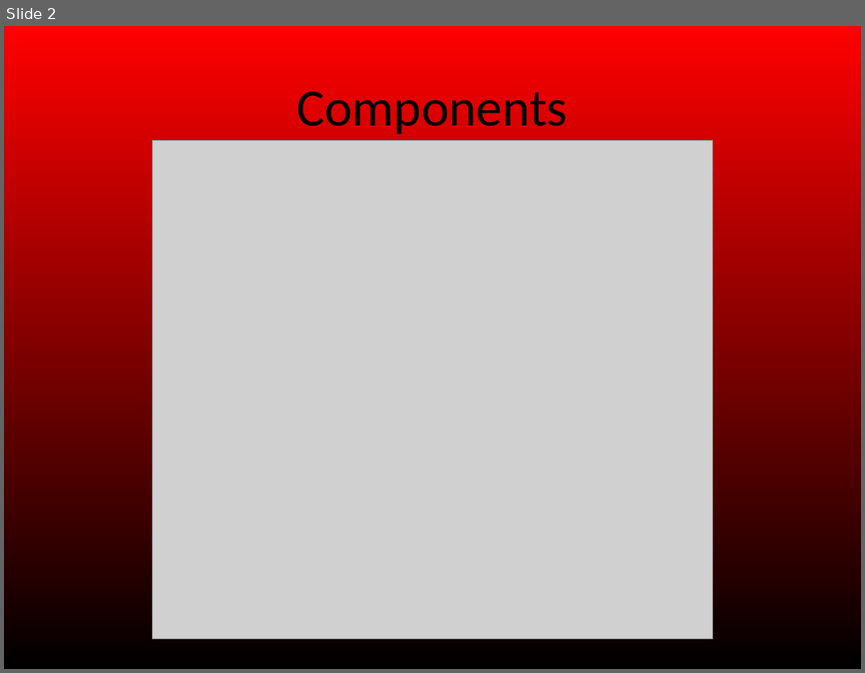
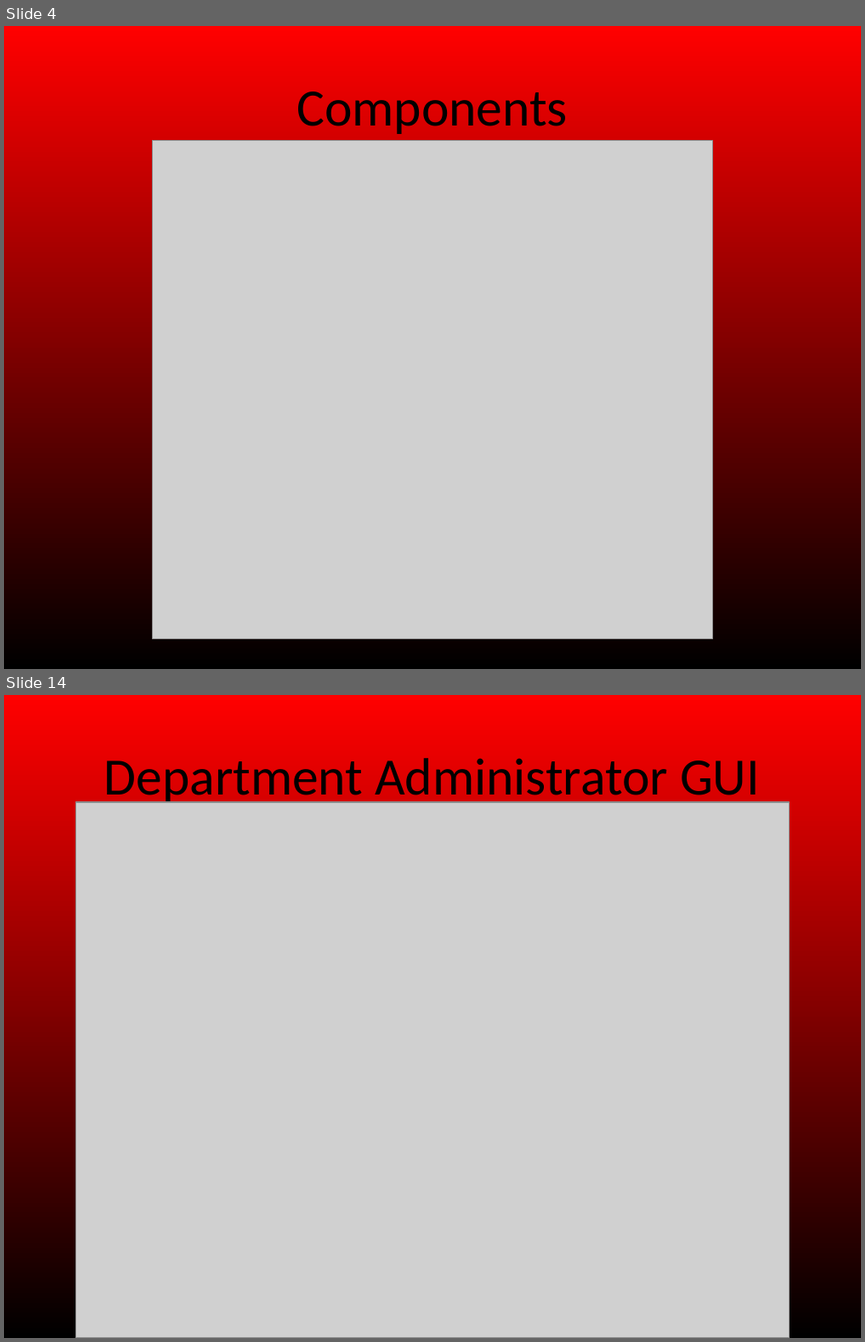
Before and after one commit to MatrixPeckham/majorrequirements336, a slide deck: Documents/Design review PPT.pptx. Shown one above the other, each under a label of ours: slide 2 before the commit, slides 4 and 14 after it; the slides between them are not shown. The pictures are 865x673 and 865x1342 pixels, drawn with LibreOffice and Linux fonts; fonts in the diff are those of the drawing; grey boxes stand for pictures. Boxes give left, top, right and bottom in pixels: in the first picture for what was removed or moved away, otherwise in the second. Text is boxed around its words. In the diff, an @@ line names an element or a change of style, - is before the commit and + after.

Commit message:
Changed some diagrams for display purposes, added some images and did a but to the PPT

```diff
--- a/Documents/Design review PPT.pptx
+++ b/Documents/Design review PPT.pptx
@@ slide 14 added at bbox=[4, 695, 861, 1338], background gradient #FF0000 to #000000 @@
@@ title added at bbox=[104, 758, 760, 807], 44 pt, text #000000 @@
+Department Administrator GUI
@@ picture added at bbox=[75, 802, 789, 1338] @@
@@ what was slide 2 is now slide 4 @@
```
Also in this commit, not shown: 1 slide changed, 11 other slides added, 6 other files.
